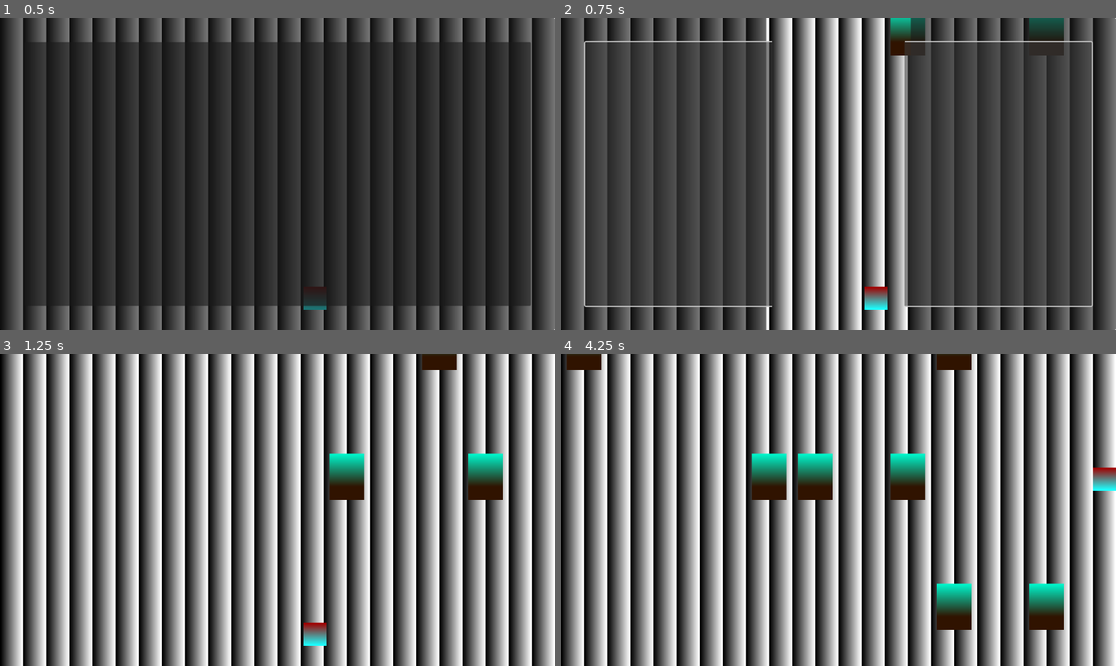
Above: before the commit, frames 1-4 (two rows, left to right).
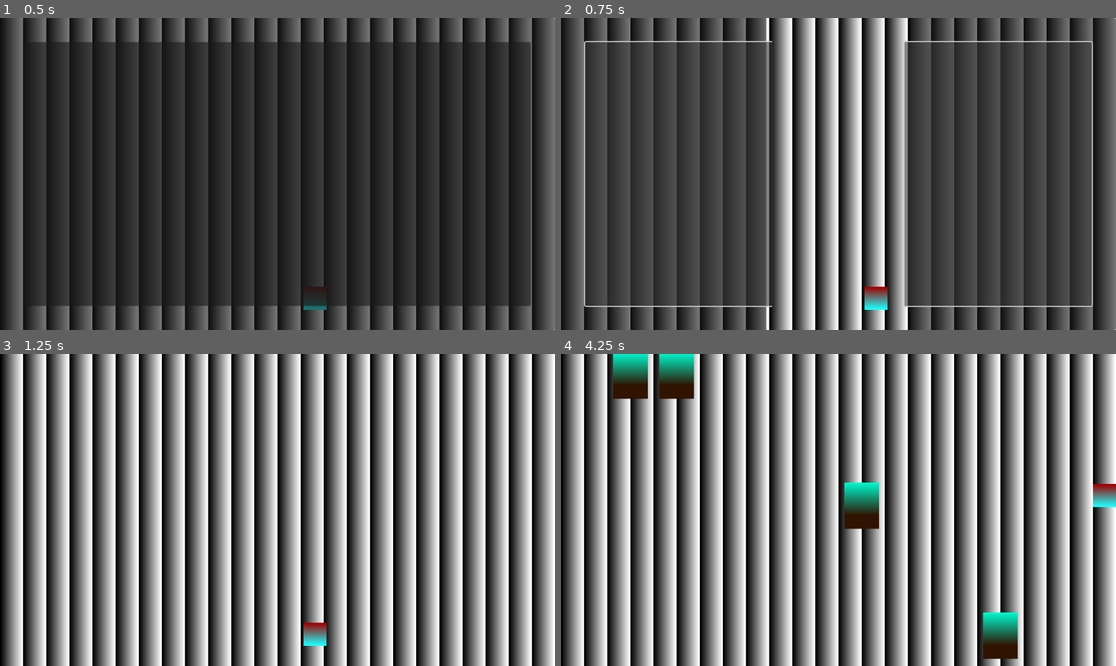
Above: after the commit, the same moments.

Repository: appellatebaton0/siege-9
Game: Godot game, scene res://scenes/main.tscn
The game is run twice, just before and just after one commit, with the same random seed, the same clock (stepped at 60 frames per second) and the same inputs.
Inputs (mouse positions are in pixels of both pictures, inside the frame that each line leads up to):
- Up to frame 1 (0.5 s): no input
- Up to frame 2 (0.75 s): click (838, 174) at 0.5 s
- Up to frame 3 (1.25 s): no input
- Up to frame 4 (4.25 s): tap Enter at 1.25 s; hold D (Right) 1.28-2.03 s; hold S (Down) 2.03-2.78 s; hold D (Right) 2.78-3.53 s; hold W (Up) from 3.53 s (still down)

Frame 1 is identical in both runs. In frame 2, 1.1% of the frame differs, in the area x 59-91%, y 0-13%; in frame 3, 2.2%; in frame 4, 9.5%, in the area x 1-100%, y 0-98%.

Commit message:
v0.10 - Better Ending/Restarting
Made the spawner stop when the game isn't running, and made the player's position reset when the game starts.

Diff:
--- a/scenes/main.tscn
+++ b/scenes/main.tscn
@@ -212,18 +212,6 @@
 "update": 1,
 "values": [true, false]
 }
-tracks/2/type = "value"
-tracks/2/imported = false
-tracks/2/enabled = true
-tracks/2/path = NodePath("../SledSpawner:active")
-tracks/2/interp = 1
-tracks/2/loop_wrap = true
-tracks/2/keys = {
-"times": PackedFloat32Array(0.5),
-"transitions": PackedFloat32Array(1),
-"update": 1,
-"values": [true]
-}
 
 [sub_resource type="AnimationLibrary" id="AnimationLibrary_o6xl0"]
 _data = {
@@ -294,6 +282,13 @@
 
 [node name="CanvasLayer" type="CanvasLayer" parent="."]
 
+[node name="Down" type="AudioStreamPlayer" parent="CanvasLayer"]
+
+[node name="Up" type="AudioStreamPlayer" parent="CanvasLayer"]
+
+[node name="Reset" type="Node" parent="CanvasLayer"]
+script = ExtResource("6_tefeu")
+
 [node name="Control" type="Control" parent="CanvasLayer"]
 layout_mode = 3
 anchors_preset = 15
@@ -330,10 +325,6 @@
 script = ExtResource("5_tbgi4")
 anim_name = "start"
 
-[node name="Down" type="AudioStreamPlayer" parent="CanvasLayer/Control/StartScreen/MarginContainer/Start"]
-
-[node name="Up" type="AudioStreamPlayer" parent="CanvasLayer/Control/StartScreen/MarginContainer/Start"]
-
 [node name="LoseScreen" type="Panel" parent="CanvasLayer/Control"]
 visible = false
 material = SubResource("ShaderMaterial_tefeu")
@@ -357,29 +348,23 @@
 theme_override_constants/margin_right = 50
 theme_override_constants/margin_bottom = 50
 
-[node name="Start" type="Button" parent="CanvasLayer/Control/LoseScreen/MarginContainer"]
+[node name="Retry" type="Button" parent="CanvasLayer/Control/LoseScreen/MarginContainer"]
 use_parent_material = true
 layout_mode = 2
 script = ExtResource("5_tbgi4")
 anim_name = "retry"
 
-[node name="Down" type="AudioStreamPlayer" parent="CanvasLayer/Control/LoseScreen/MarginContainer/Start"]
-
-[node name="Up" type="AudioStreamPlayer" parent="CanvasLayer/Control/LoseScreen/MarginContainer/Start"]
-
-[node name="Reset" type="Node" parent="CanvasLayer/Control/LoseScreen/MarginContainer/Start"]
-script = ExtResource("6_tefeu")
-
 [node name="AnimationPlayer" type="AnimationPlayer" parent="CanvasLayer" groups=["Animator"]]
 libraries = {
 &"": SubResource("AnimationLibrary_o6xl0")
 }
 
 [connection signal="died" from="Player" to="Player/END" method="animate"]
-[connection signal="button_down" from="CanvasLayer/Control/StartScreen/MarginContainer/Start" to="CanvasLayer/Control/StartScreen/MarginContainer/Start/Down" method="play"]
-[connection signal="button_up" from="CanvasLayer/Control/StartScreen/MarginContainer/Start" to="CanvasLayer/Control/StartScreen/MarginContainer/Start/Up" method="play"]
+[connection signal="button_down" from="CanvasLayer/Control/StartScreen/MarginContainer/Start" to="CanvasLayer/Down" method="play"]
+[connection signal="button_up" from="CanvasLayer/Control/StartScreen/MarginContainer/Start" to="CanvasLayer/Up" method="play"]
 [connection signal="pressed" from="CanvasLayer/Control/StartScreen/MarginContainer/Start" to="CanvasLayer/Control/StartScreen/MarginContainer/Start" method="animate"]
-[connection signal="button_down" from="CanvasLayer/Control/LoseScreen/MarginContainer/Start" to="CanvasLayer/Control/LoseScreen/MarginContainer/Start/Down" method="play"]
-[connection signal="button_up" from="CanvasLayer/Control/LoseScreen/MarginContainer/Start" to="CanvasLayer/Control/LoseScreen/MarginContainer/Start/Up" method="play"]
-[connection signal="pressed" from="CanvasLayer/Control/LoseScreen/MarginContainer/Start" to="CanvasLayer/Control/LoseScreen/MarginContainer/Start" method="animate"]
-[connection signal="pressed" from="CanvasLayer/Control/LoseScreen/MarginContainer/Start" to="CanvasLayer/Control/LoseScreen/MarginContainer/Start/Reset" method="reset"]
+[connection signal="pressed" from="CanvasLayer/Control/StartScreen/MarginContainer/Start" to="CanvasLayer/Reset" method="reset"]
+[connection signal="button_down" from="CanvasLayer/Control/LoseScreen/MarginContainer/Retry" to="CanvasLayer/Down" method="play"]
+[connection signal="button_up" from="CanvasLayer/Control/LoseScreen/MarginContainer/Retry" to="CanvasLayer/Up" method="play"]
+[connection signal="pressed" from="CanvasLayer/Control/LoseScreen/MarginContainer/Retry" to="CanvasLayer/Control/LoseScreen/MarginContainer/Retry" method="animate"]
+[connection signal="pressed" from="CanvasLayer/Control/LoseScreen/MarginContainer/Retry" to="CanvasLayer/Reset" method="reset"]
--- a/scripts/player.gd
+++ b/scripts/player.gd
@@ -1,6 +1,7 @@
 class_name Player extends CharacterBody2D
 
 signal died
+
 
 @export var max_speed := 200.0
 @export var acceleration := 800.0
@@ -9,17 +10,15 @@
 @onready var health = max_health
 var knockback:Vector2
 
-func reset() -> void: health = max_health
+@onready var sp = global_position
+func reset() -> void:
+	health = max_health
+	global_position = sp
 func damage(amnt := 1):
 	health -= amnt
 
-	print("DAMAGE")
 	if health == 0:
-		print("DIEDa")
 		died.emit()
-
-
-
 
 func _physics_process(delta: float) -> void:
 
--- a/scripts/sled_spawner.gd
+++ b/scripts/sled_spawner.gd
@@ -1,4 +1,6 @@
 class_name SledSpawner extends Node
+
+@export var active := false
 
 @export var rows := 6
 
@@ -67,8 +69,10 @@
 	new.global_position = get_random_row_position()
 
 func _process(delta: float) -> void:
-	time = move_toward(time, 0, delta)
-	if time <= 0:
-		time = interval
-		for i in range([1,1,1,1,2,2,3,1,1,2,2,3,floor(rows /2.0)].pick_random()):
-			spawn_new()
+	if active:
+		time = move_toward(time, 0, delta)
+		if time <= 0:
+			time = interval
+			for i in range([1,1,1,1,2,2,3,1,1,2,2,3,floor(rows /2.0)].pick_random()):
+				spawn_new()
+	else: time = interval
